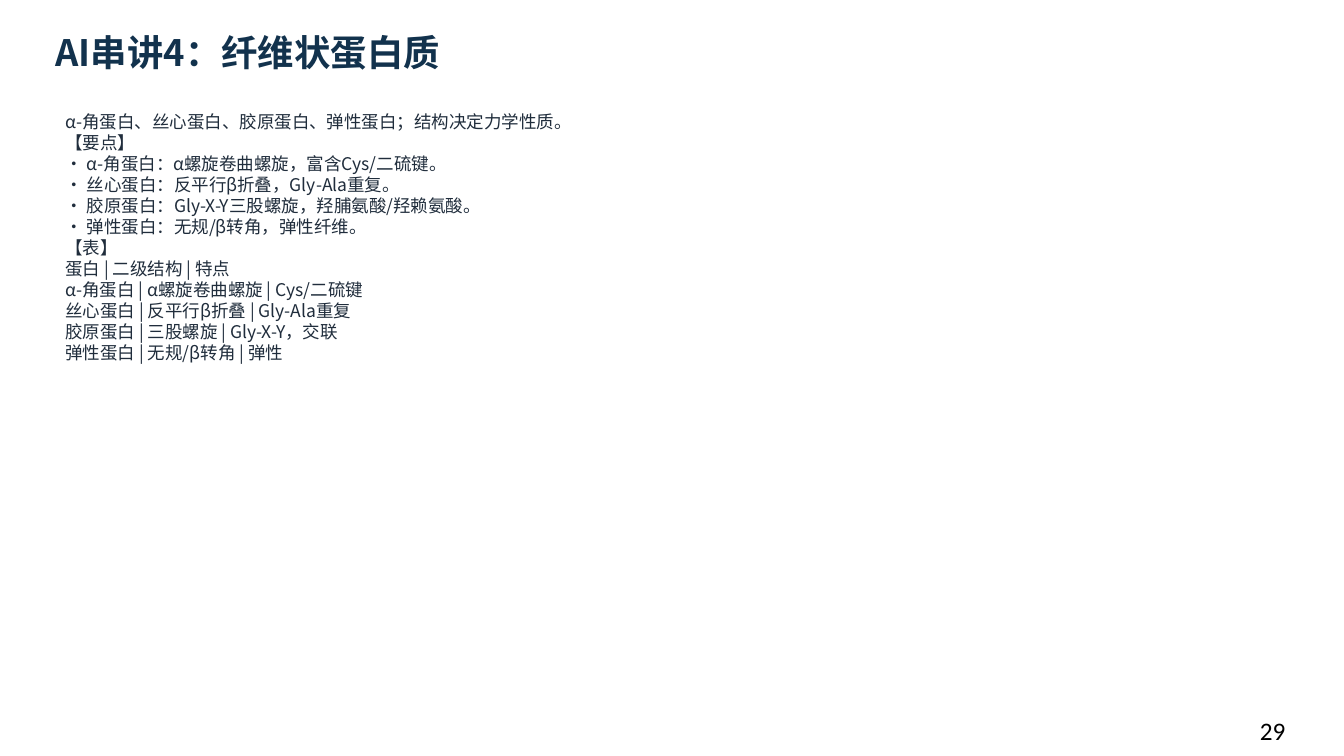
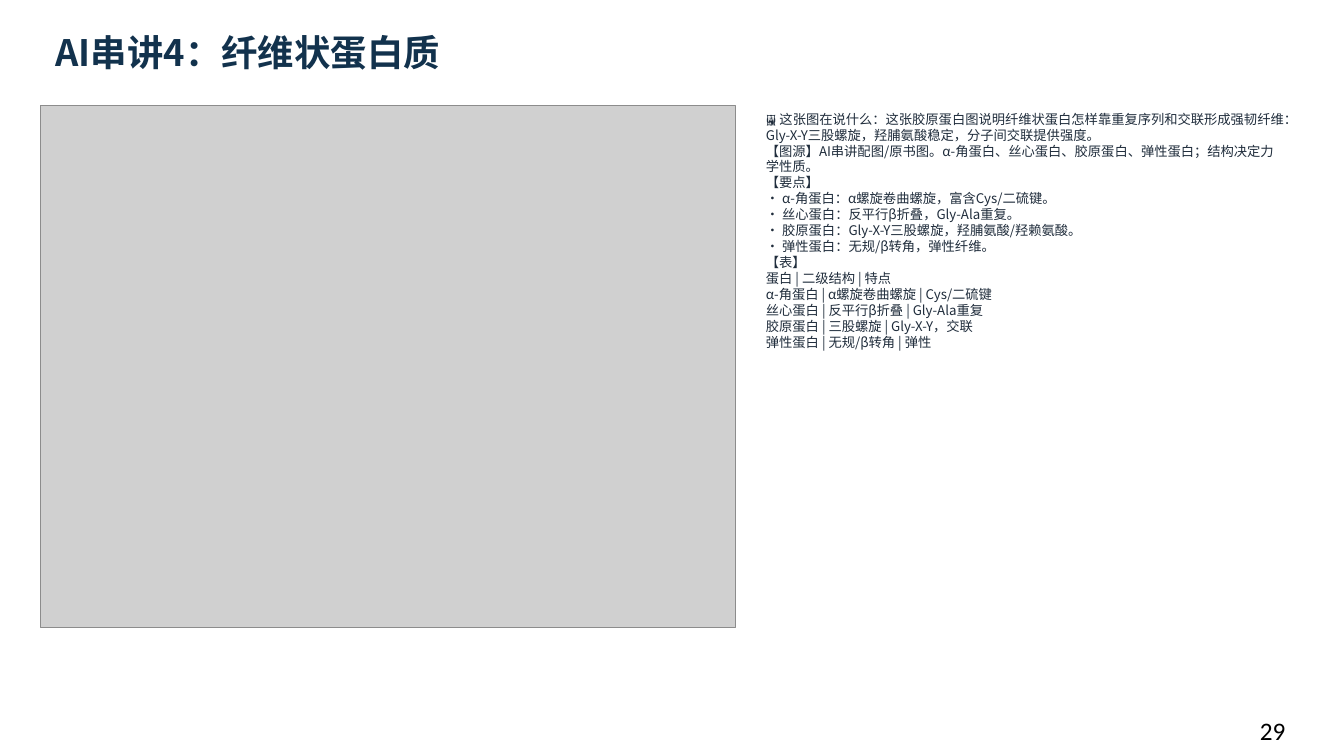
Before and after one commit to newkan-li/Biochemistry, a slide deck: slide 29 of downloads/bc03-ai-style.pptx. Drawn at 1344x756 pixels with LibreOffice and Linux fonts; fonts in the diff are those of the drawing; grey boxes stand for pictures. Boxes give left, top, right and bottom in pixels: in the first picture for what was removed or moved away, otherwise in the second. Text is boxed around its words. In the diff, an @@ line names an element or a change of style, - is before the commit and + after.

Commit message:
修复AI串讲页无图导致像空白:10个AI串讲页配图+图说,AI3配二级结构图;下载版重生成;版本20261112e

```diff
--- a/downloads/bc03-ai-style.pptx
+++ b/downloads/bc03-ai-style.pptx
@@ picture added at (40, 106, 736, 627) @@
@@ text at (766, 113, 1297, 350): text changed; size 12.5 to 9.5 pt @@
-α-角蛋白、丝心蛋白、胶原蛋白、弹性蛋白；结构决定力学性质。
-【要点】
-• α-角蛋白：α螺旋卷曲螺旋，富含Cys/二硫键。
-• 丝心蛋白：反平行β折叠，Gly-Ala重复。
-• 胶原蛋白：Gly-X-Y三股螺旋，羟脯氨酸/羟赖氨酸。
-• 弹性蛋白：无规/β转角，弹性纤维。
-【表】
-蛋白 | 二级结构 | 特点
-α-角蛋白 | α螺旋卷曲螺旋 | Cys/二硫键
-丝心蛋白 | 反平行β折叠 | Gly-Ala重复
-胶原蛋白 | 三股螺旋 | Gly-X-Y，交联
-弹性蛋白 | 无规/β转角 | 弹性
+🖼 这张图在说什么：这张胶原蛋白图说明纤维状蛋白怎样靠重复序列和交联形成强韧纤维：Gly-X-Y三股螺旋，羟脯氨酸稳定，分子间交联提供强度。
+【图源】AI串讲配图/原书图。α-角蛋白、丝心蛋白、胶原蛋白、弹性蛋白；结构决定力学性质。
+【要点】
+• α-角蛋白：α螺旋卷曲螺旋，富含Cys/二硫键。
+• 丝心蛋白：反平行β折叠，Gly-Ala重复。
+• 胶原蛋白：Gly-X-Y三股螺旋，羟脯氨酸/羟赖氨酸。
+• 弹性蛋白：无规/β转角，弹性纤维。
+【表】
+蛋白 | 二级结构 | 特点
+α-角蛋白 | α螺旋卷曲螺旋 | Cys/二硫键
+丝心蛋白 | 反平行β折叠 | Gly-Ala重复
+胶原蛋白 | 三股螺旋 | Gly-X-Y，交联
+弹性蛋白 | 无规/β转角 | 弹性
```
Also in this commit, not shown: 9 other slides changed, 6 other files.
